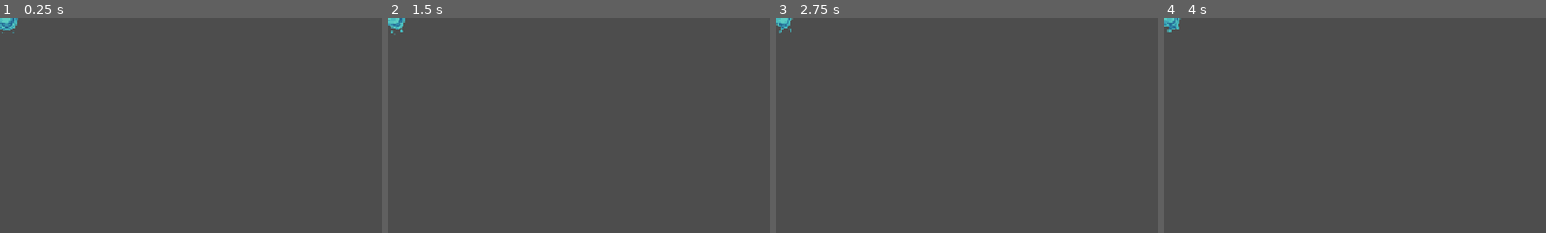
Above: before the commit, frames 1-4 (left to right).
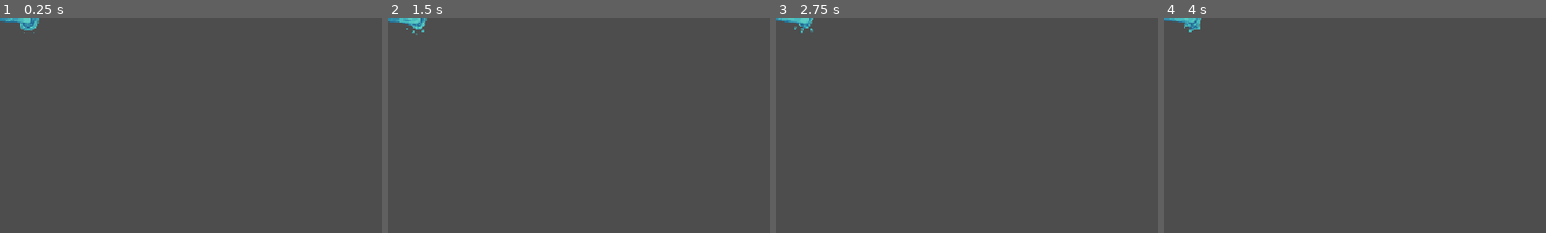
Above: after the commit, the same moments.

Repository: Riley1189/GameJam202508
Game: Godot game, scene res://Scenes/Hydrant.tscn
Same seed, same stepped clock (60 frames per second), same inputs: the game is played once before the commit and once after it. This scene is started directly instead of the project's main scene.
Inputs:
- Up to frame 1 (0.25 s): no input
- Up to frame 2 (1.5 s): tap Enter at 0.5 s; hold D (right1) 0.53-1.28 s; tap E (attack1) at 0.6, 1.35 s; tap Space at 1.25 s; hold S (down1) from 1.28 s (still down)
- Up to frame 3 (2.75 s): tap Enter at 2 s; release S (down1) at 2.03 s; hold D (right1) from 2.03 s (still down); tap E (attack1) at 2.1 s
- Up to frame 4 (4 s): tap Space at 2.75 s; release D (right1) at 2.78 s; hold W (up1) 2.78-3.53 s; tap E (attack1) at 2.85, 3.6 s; tap Enter at 3.5 s; hold A (left1) from 3.53 s (still down)
The pictures show only the part of the screen within x 0-50%, y 0-50%; the shares and areas given below are measured in that part.

The runs differ from the first frame. In frame 1, 0.5% of the frame differs, in the area x 0-11%, y 0-8%; in frame 2, 0.5%; in frame 3, 0.4%; in frame 4, 0.5%.

Commit message:
ToolTransform

Diff:
--- a/Scenes/Hydrant.tscn
+++ b/Scenes/Hydrant.tscn
@@ -44,13 +44,14 @@
 [node name="Hydrant" type="Area2D"]
 
 [node name="CollisionShape2D" type="CollisionShape2D" parent="."]
-position = Vector2(-7.74602, 0)
+position = Vector2(32, 0)
 scale = Vector2(1, 1)
 shape = SubResource("RectangleShape2D_r5a3y")
 
 [node name="AnimatedSprite2D" type="AnimatedSprite2D" parent="."]
+position = Vector2(32, 0)
 rotation = 1.5708
 sprite_frames = SubResource("SpriteFrames_fs36a")
 animation = &"idle"
 autoplay = "idle"
-frame_progress = 0.868394
+frame_progress = 0.94965
--- a/Scenes/TrafficLight.tscn
+++ b/Scenes/TrafficLight.tscn
@@ -80,14 +80,15 @@
 [node name="TrafficLight" type="Area2D"]
 
 [node name="Sprite2D" type="Sprite2D" parent="."]
+position = Vector2(0, -32)
 texture = ExtResource("1_ii5tt")
 
 [node name="AnimatedSprite2D" type="AnimatedSprite2D" parent="."]
-position = Vector2(-0.5, -12.5)
+position = Vector2(-0.5, -44.5)
 sprite_frames = SubResource("SpriteFrames_nb6fy")
 animation = &"idle"
-frame_progress = 0.226043
+frame_progress = 0.635524
 
 [node name="CollisionShape2D" type="CollisionShape2D" parent="."]
-position = Vector2(0, 2.5)
+position = Vector2(0, -32)
 shape = SubResource("RectangleShape2D_ii5tt")
